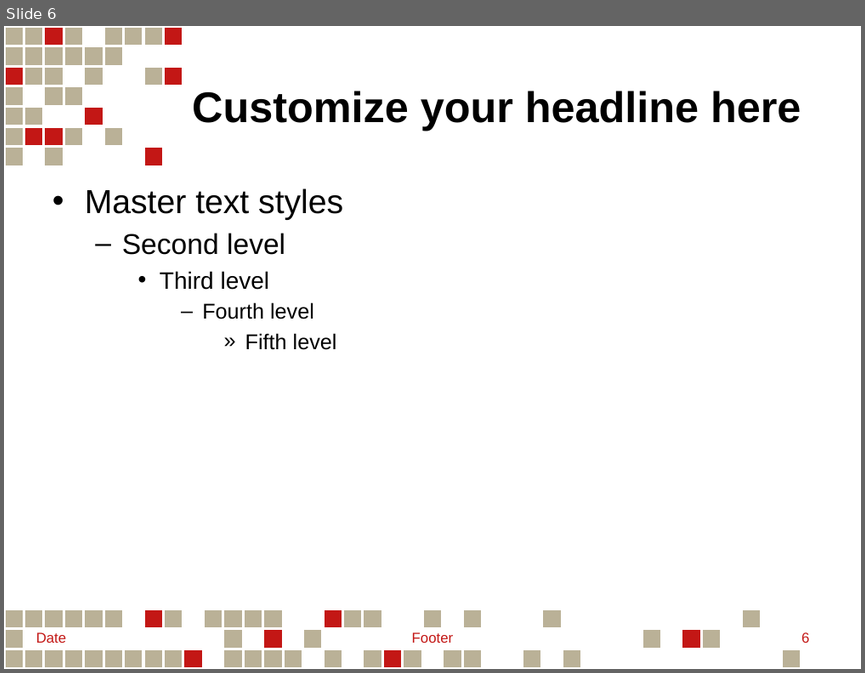
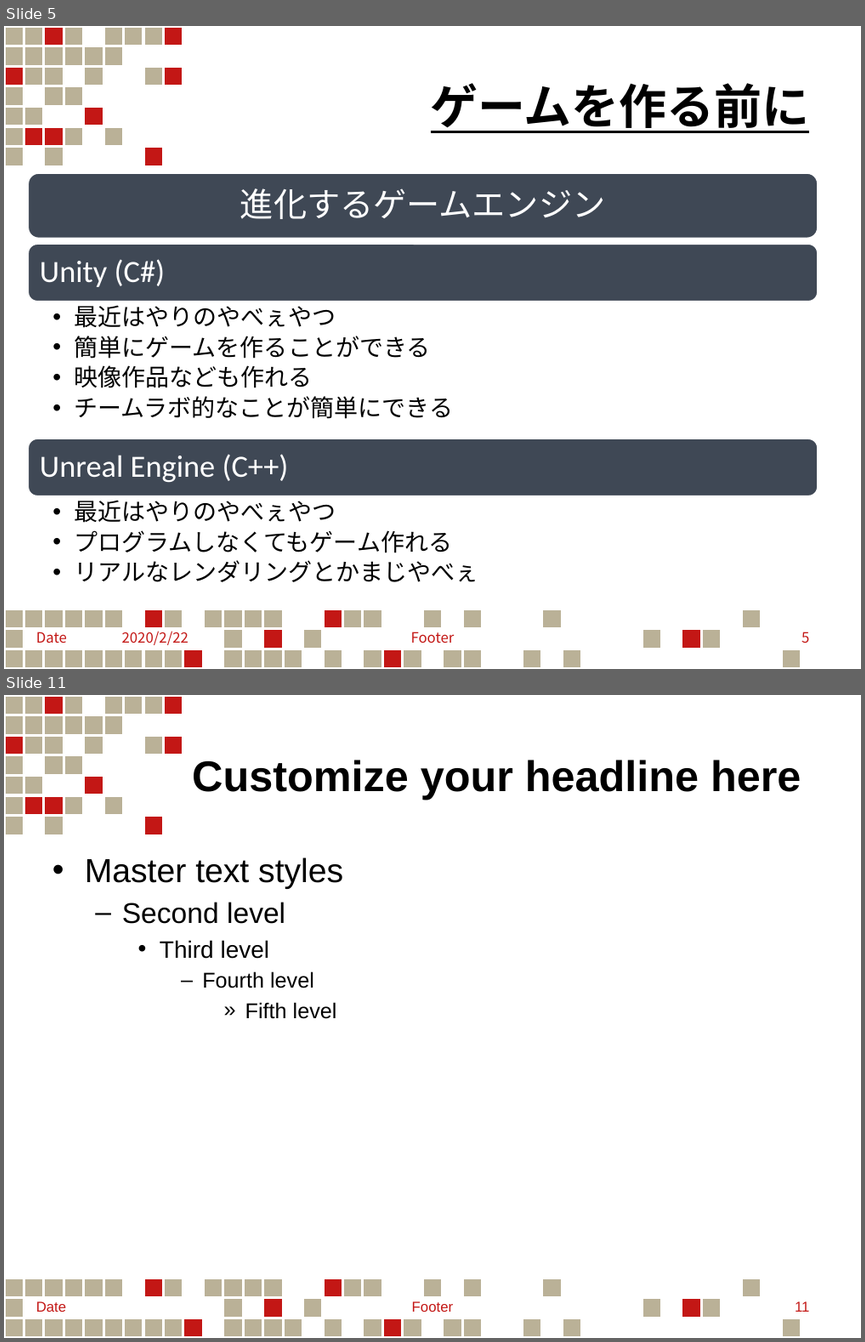
Before and after one commit to KoreanGinseng/StepUpFestival, a slide deck: ステフェスゲームPG.pptx. Shown one above the other, each under a label of ours: slide 6 before the commit, slides 5 and 11 after it; the slides between them are not shown. The pictures are 865x673 and 865x1342 pixels, drawn with LibreOffice and Linux fonts; fonts in the diff are those of the drawing. Boxes give left, top, right and bottom in pixels: in the first picture for what was removed or moved away, otherwise in the second. Text is boxed around its words. In the diff, an @@ line names an element or a change of style, - is before the commit and + after.

```diff
--- a/ステフェスゲームPG.pptx
+++ b/ステフェスゲームPG.pptx
@@ slide 5 added at box(4, 26, 861, 669), background #FFFFFF; not listed: 192 template elements that a slide beside it also shows @@
@@ title added at box(431, 83, 810, 133), 40 pt, text #000000, bold, underline @@
+ゲームを作る前に
@@ rounded rectangle added at box(28, 172, 818, 238), fill #3F4855, outline #FFFFFF 2 pt @@
@@ text added at box(240, 188, 605, 219), 28 pt, text #FFFFFF @@
+進化するゲームエンジン
@@ group added at box(28, 244, 818, 582): 4 texts, 2 rounded rectangles @@
+Unity (C#)
+  •• 最近はやりのやべぇやつ
+  •• 簡単にゲームを作ることができる
+  •• 映像作品なども作れる
+  •• チームラボ的なことが簡単にできる
+Unreal Engine (C++)
+  •• 最近はやりのやべぇやつ
+  •• プログラムしなくてもゲーム作れる
+  •• リアルなレンダリングとかまじやべぇ
@@ text added at box(36, 630, 188, 645), 12 pt, text #C31715 @@
+Date 2020/2/22
@@ text added at box(411, 631, 454, 642), 12 pt, text #C31715 @@
+Footer
@@ page number added at box(801, 631, 809, 643), 12 pt, text #C31715 @@
+5
@@ what was slide 6 is now slide 11 @@
@@ page number at box(794, 1301, 809, 1311): text changed @@
-6
+11
```
Also in this commit, not shown: 6 slides changed, 4 other slides added, 3 other files.
